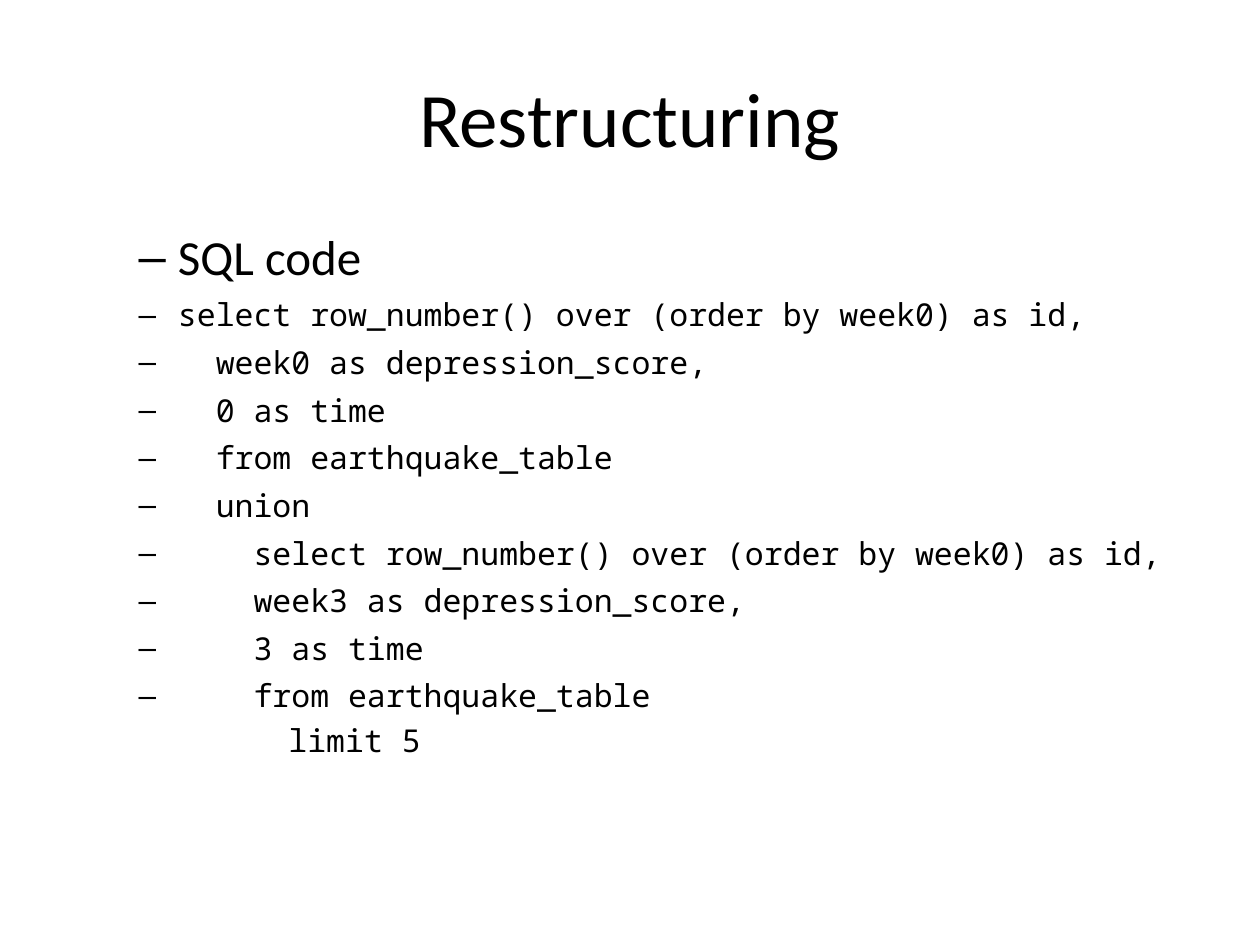
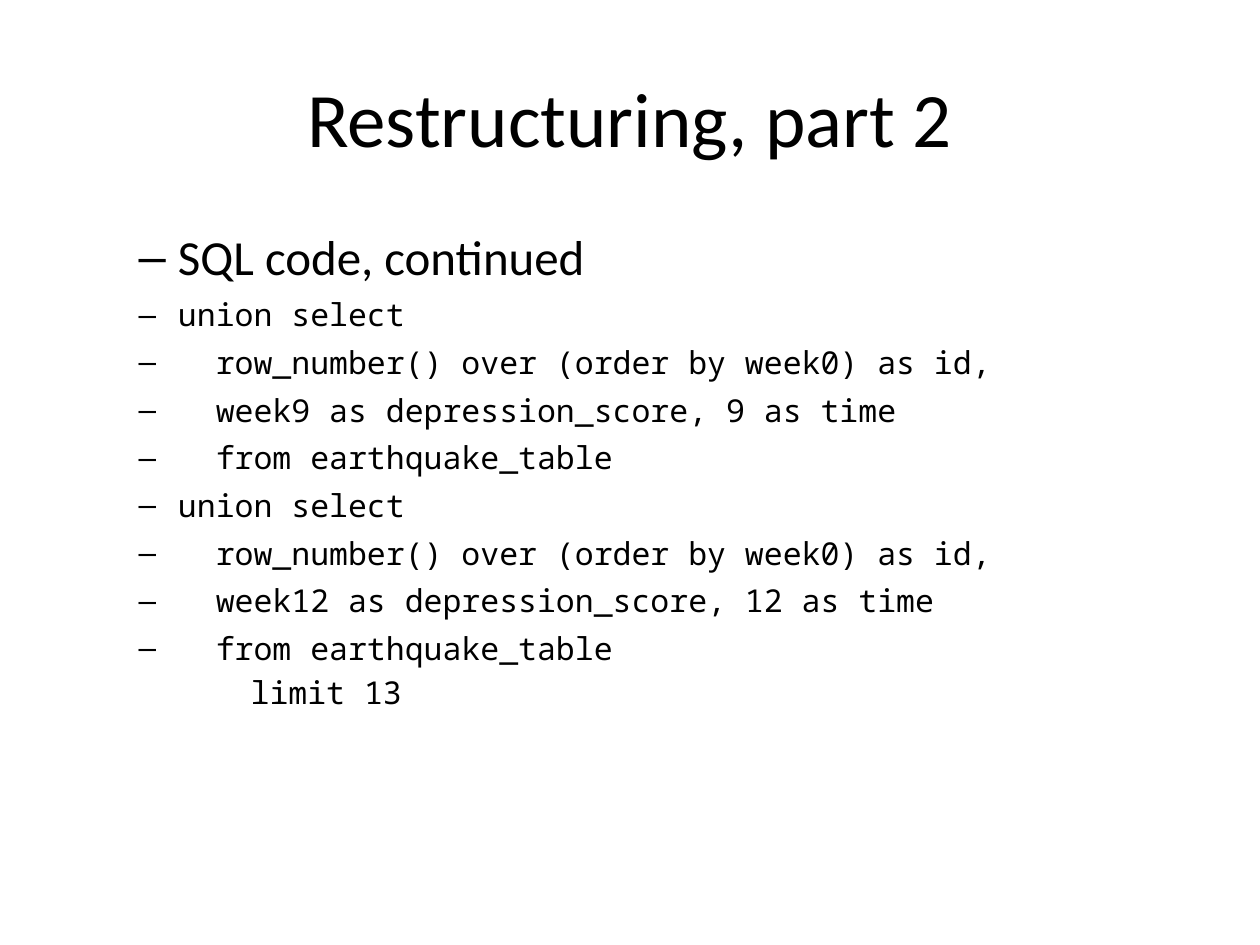
Before and after one commit to pmean/introduction-to-sql, a slide deck: slide 8 of module15-gathering-and-spreading/gather.pptx (slide 6 before the commit). Drawn at 1260x945 pixels with LibreOffice and Linux fonts; fonts in the diff are those of the drawing. Boxes give left, top, right and bottom in pixels: in the first picture for what was removed or moved away, otherwise in the second. Text is boxed around its words. In the diff, an @@ line names an element or a change of style, - is before the commit and + after.

```diff
--- a/module15-gathering-and-spreading/gather.pptx
+++ b/module15-gathering-and-spreading/gather.pptx
@@ title at [307,94,952,161]: text changed @@
-Restructuring
+Restructuring, part 2
@@ text at [178,241,991,705]: text changed @@
-  – SQL code
-select row_number() over (order by week0) as id,
-week0 as depression_score,
-0 as time
-from earthquake_table
-union
-select row_number() over (order by week0) as id,
-week3 as depression_score,
-3 as time
-from earthquake_table
-limit 5
+  – SQL code, continued
+union select
+row_number() over (order by week0) as id,
+week9 as depression_score, 9 as time
+from earthquake_table
+union select
+row_number() over (order by week0) as id,
+week12 as depression_score, 12 as time
+from earthquake_table
+limit 13
```
Also in this commit, not shown: 2 other slides changed, 2 slides added, 3 other files.
